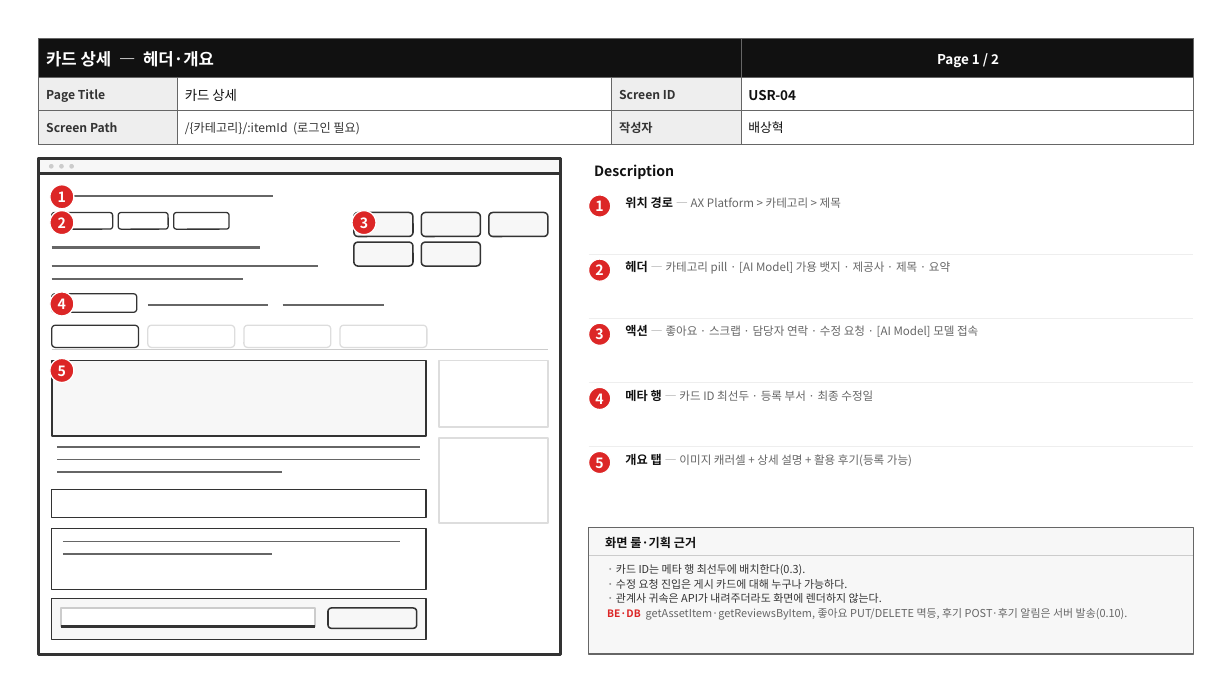
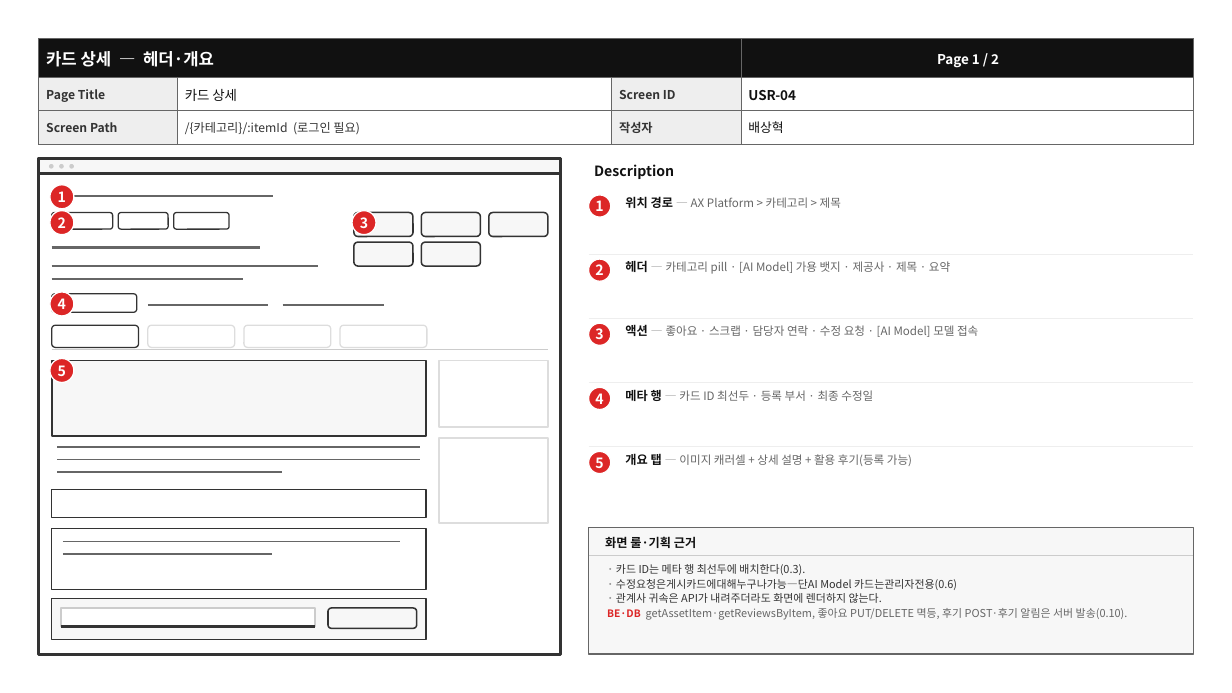
Before and after one commit to BaeNerd/Workspace, a slide deck: slide 9 of axplatform/docs/screen-specs/user-screens.pptx. Drawn at 1232x693 pixels with LibreOffice and Linux fonts; fonts in the diff are those of the drawing. Boxes give left, top, right and bottom in pixels: in the first picture for what was removed or moved away, otherwise in the second. Text is boxed around its words. In the diff, an @@ line names an element or a change of style, - is before the commit and + after.

```diff
--- a/axplatform/docs/screen-specs/user-screens.pptx
+++ b/axplatform/docs/screen-specs/user-screens.pptx
@@ text at (616,579,957,590): text changed @@
-· 수정 요청 진입은 게시 카드에 대해 누구나 가능하다.
+· 수정요청은게시카드에대해누구나가능—단AI Model 카드는관리자전용(0.6)
```
Also in this commit, not shown: 12 other slides changed, 9 other files.
